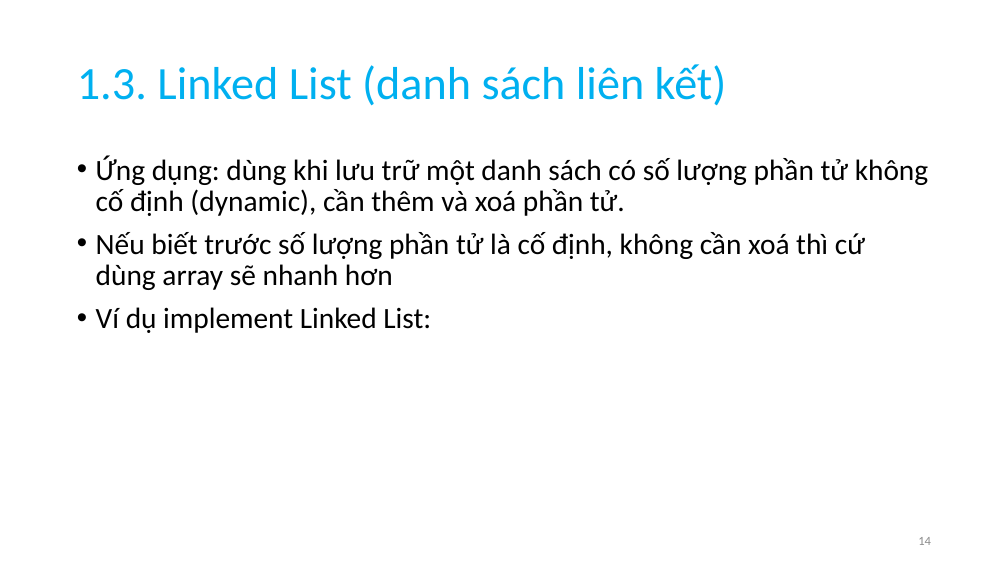
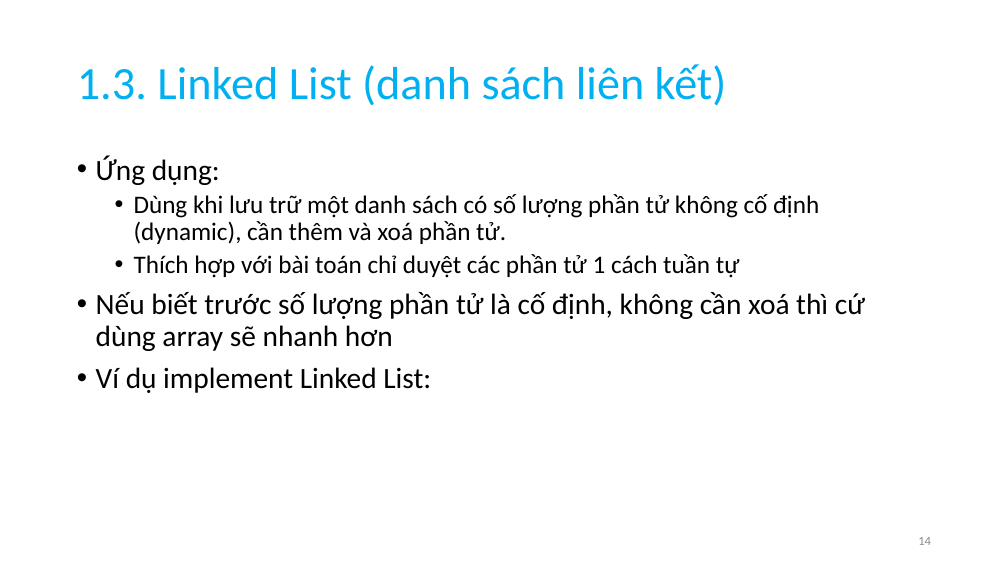
Before and after one commit to anhtuta/Notes, a slide deck: slide 14 of DSA.pptx. Drawn at 1008x567 pixels with LibreOffice and Linux fonts; fonts in the diff are those of the drawing. Boxes give left, top, right and bottom in pixels: in the first picture for what was removed or moved away, otherwise in the second. Text is boxed around its words. In the diff, an @@ line names an element or a change of style, - is before the commit and + after.

```diff
--- a/DSA.pptx
+++ b/DSA.pptx
@@ text at (96, 155, 819, 278): text changed; size 28 to 24 pt @@
-• Ứng dụng: dùng khi lưu trữ một danh sách có số lượng phần tử không cố định (dynamic), cần thêm và xoá phần tử.
+• Ứng dụng:
+  • Dùng khi lưu trữ một danh sách có số lượng phần tử không cố định (dynamic), cần thêm và xoá phần tử.
+  • Thích hợp với bài toán chỉ duyệt các phần tử 1 cách tuần tự
```
Also in this commit, not shown: 20 other slides changed, 77 slides added, 2 slides removed.
